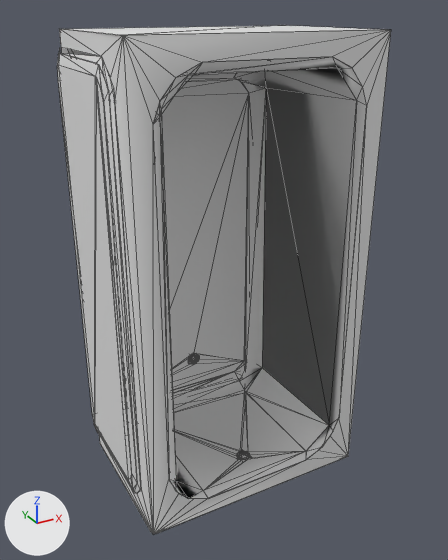
A saved change to the OBJ model datasets/ModelNet9/bathtub/train/bathtub_0019.obj.
Both versions are drawn from a camera (50 mm lens) standing at (-0.61, -1.128, 0.539) and looking at (0.004, -0.012, -0.019). Lighting does not change. The marker at lower left points along +X, +Y and +Z. Mesh edges are drawn as thin lines. Where no turn or scale is listed for an object, it has been applied to the vertices. Vertices at the same position are counted once.

Objects in the first picture: 'bathtub_0019'.
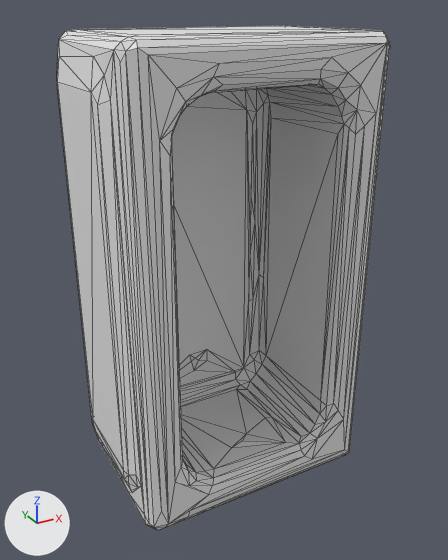
Changed parts and their boxes (x1, y1, x2, y2) in the pictures (448 x 560 px):
'bathtub_0019', reshaped: before (57, 25, 391, 534); after (57, 26, 390, 530)
part 1 of me_bathtub_0019, rebuilt (27% wider, 14% taller): before (104, 57, 367, 499); after (57, 26, 390, 530)
part 2 of me_bathtub_0019, deleted: before (57, 25, 391, 534)

The change, as a diff of the scene's bpy script:
```diff
--- a/datasets/ModelNet9/bathtub/train/bathtub_0019.obj.py
+++ b/datasets/ModelNet9/bathtub/train/bathtub_0019.obj.py
@@ me_bathtub_0019 @@
 # used by ob_bathtub_0019; location = (0.0, 0.0, 0.0)
-me_bathtub_0019.from_pydata(...)  # 300 vertices, 337 faces, 15 loose edges; spans x -0.273..0.273, y -0.177..0.175, z -0.5..0.5
+me_bathtub_0019.from_pydata(...)  # 252 vertices, 500 faces; spans x -0.282..0.282, y -0.188..0.187, z -0.5..0.5
+# me_bathtub_0019 part 1: the loose piece of 68 vertices spanning x -0.217..0.23, y -0.177..0.162, z -0.457..0.457 is rebuilt with 252 vertices and now spans x -0.282..0.282, y -0.188..0.187, z -0.5..0.5
+# me_bathtub_0019 part 2: 17 loose pieces with 213 vertices, spanning x -0.273..0.273, y -0.175..0.175, z -0.5..0.5, are deleted
```
